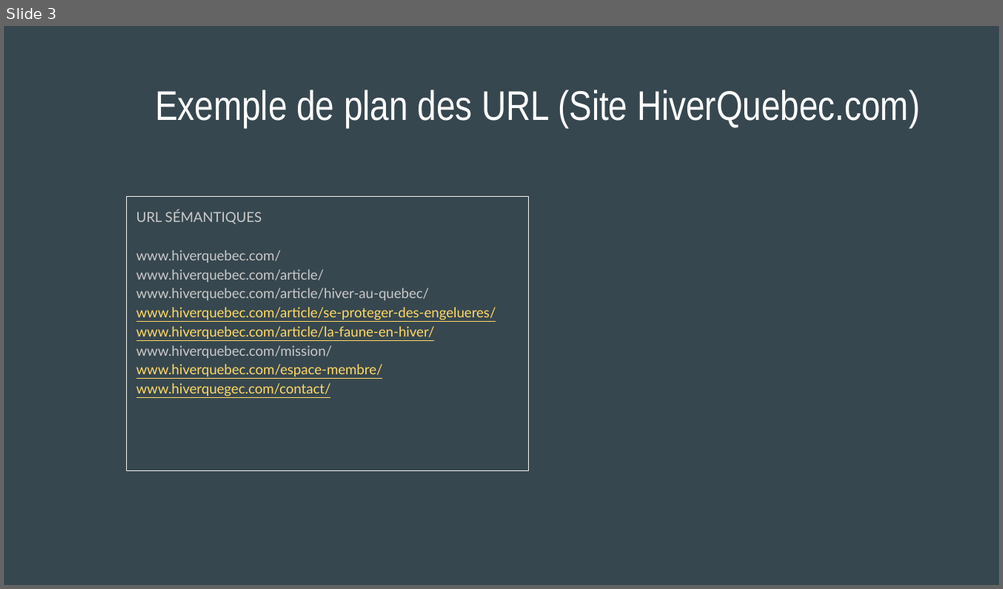
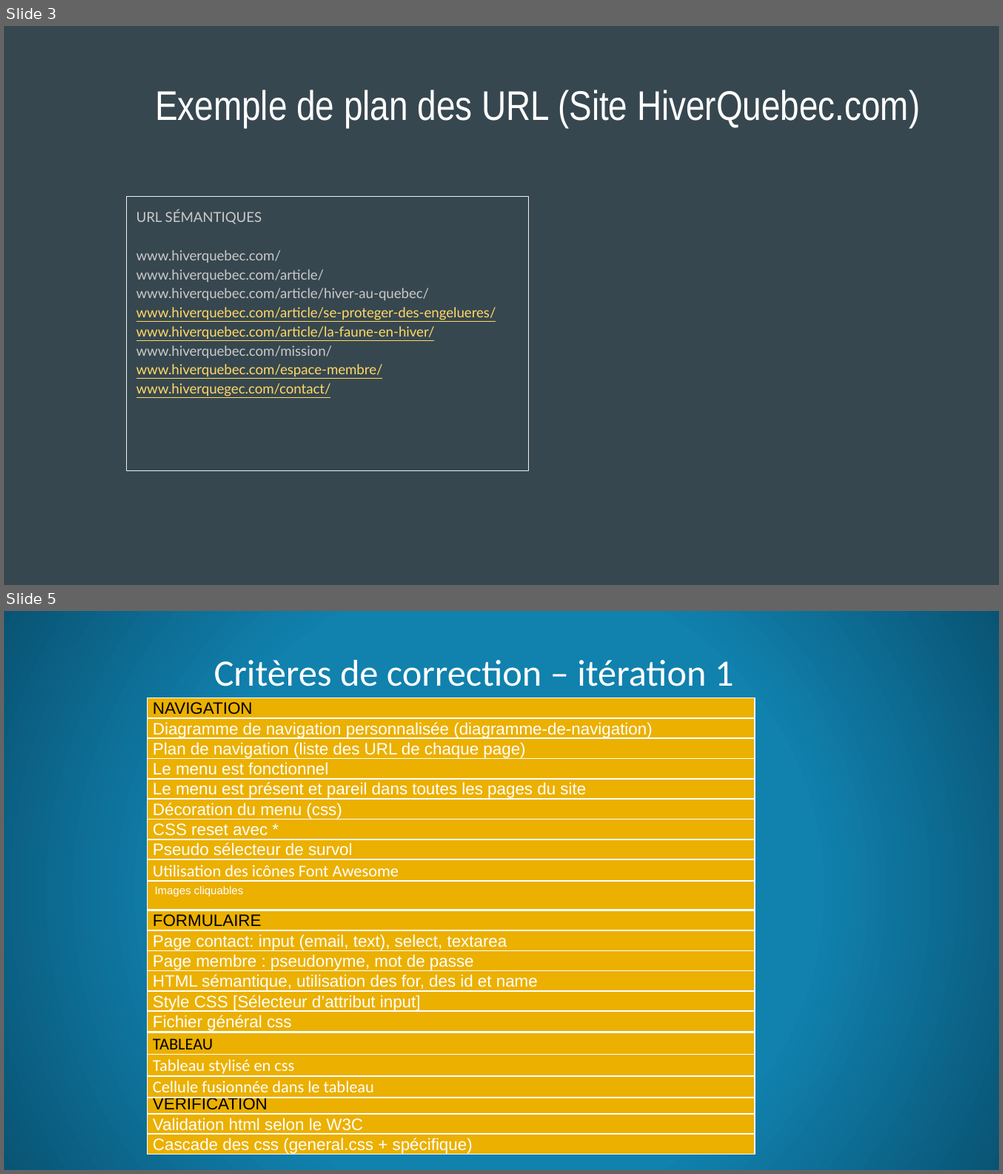
Before and after one commit to cegepmatane/technologies-web-2024-enderbird, a slide deck: MON SITE/documents/Diagramme et plan de navigation.pptx. Shown one above the other, each under a label of ours: slide 3 before the commit, slides 3 and 5 after it; the slides between them are not shown. The pictures are 1003x589 and 1003x1174 pixels, drawn with LibreOffice and Linux fonts; fonts in the diff are those of the drawing. Boxes give left, top, right and bottom in pixels: in the first picture for what was removed or moved away, otherwise in the second. Text is boxed around its words. In the diff, an @@ line names an element or a change of style, - is before the commit and + after.

```diff
--- a/MON SITE/documents/Diagramme et plan de navigation.pptx
+++ b/MON SITE/documents/Diagramme et plan de navigation.pptx
@@ slide 5 added at (4, 611, 999, 1170), background gradient #1181AE to #095474 @@
@@ title added at (214, 660, 734, 686), 27 pt, text #FFFFFF @@
+Critères de correction – itération 1
@@ table added at (148, 698, 755, 884), 9 rows, 1 columns @@
+NAVIGATION
+Diagramme de navigation personnalisée (diagramme-de-navigation)
+Plan de navigation (liste des URL de chaque page)
+Le menu est fonctionnel
+Le menu est présent et pareil dans toutes les pages du site
+Décoration du menu (css)
+CSS reset avec *
+Pseudo sélecteur de survol
+Utilisation des icônes Font Awesome
@@ table added at (148, 882, 755, 911), 1 rows, 1 columns @@
+Images cliquables
@@ table added at (148, 911, 755, 1034), 6 rows, 1 columns @@
+FORMULAIRE
+Page contact: input (email, text), select, textarea
+Page membre : pseudonyme, mot de passe
+HTML sémantique, utilisation des for, des id et name
+Style CSS [Sélecteur d’attribut input]
+Fichier général css
@@ table added at (148, 1033, 755, 1101), 3 rows, 1 columns @@
+TABLEAU
+Tableau stylisé en css
+Cellule fusionnée dans le tableau
@@ table added at (148, 1094, 755, 1157), 3 rows, 1 columns @@
+VÉRIFICATION
+Validation html selon le W3C
+Cascade des css (general.css + spécifique)
```
Also in this commit, not shown: 2 slides changed, 1 other slide added, 22 other files.
